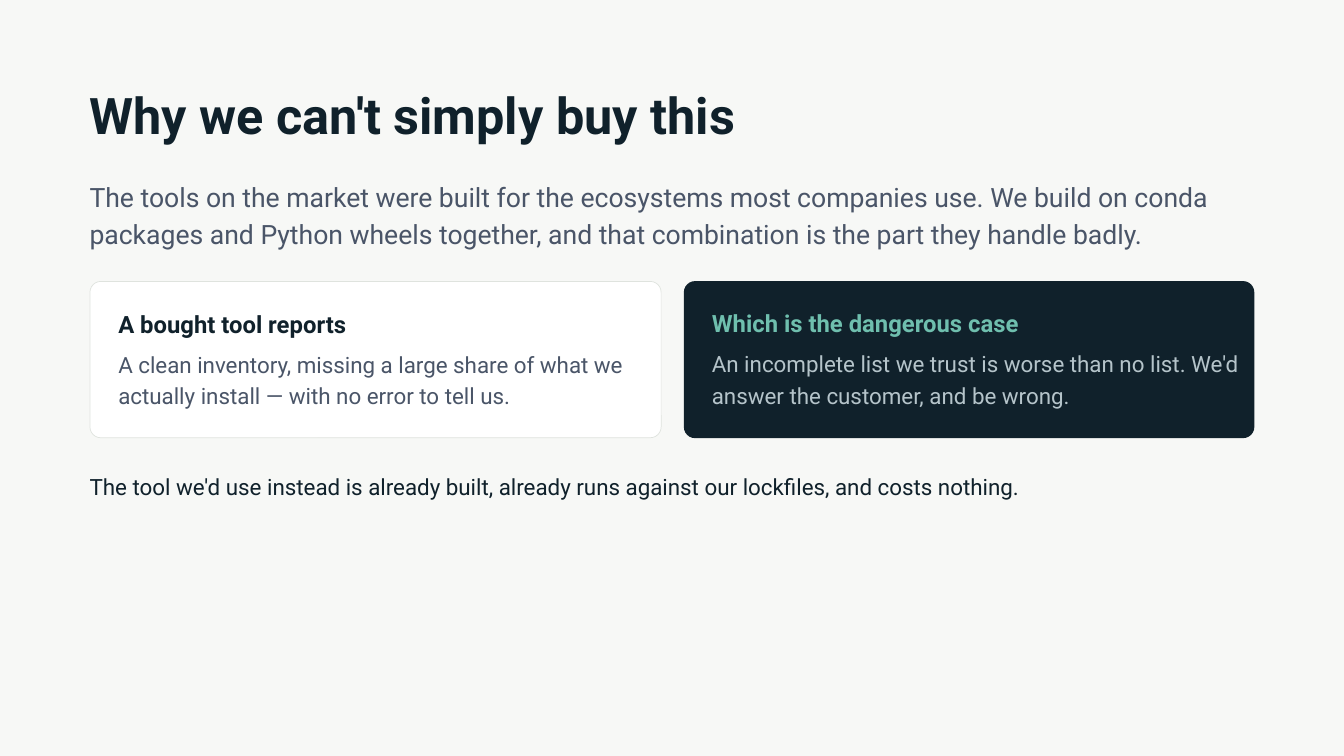
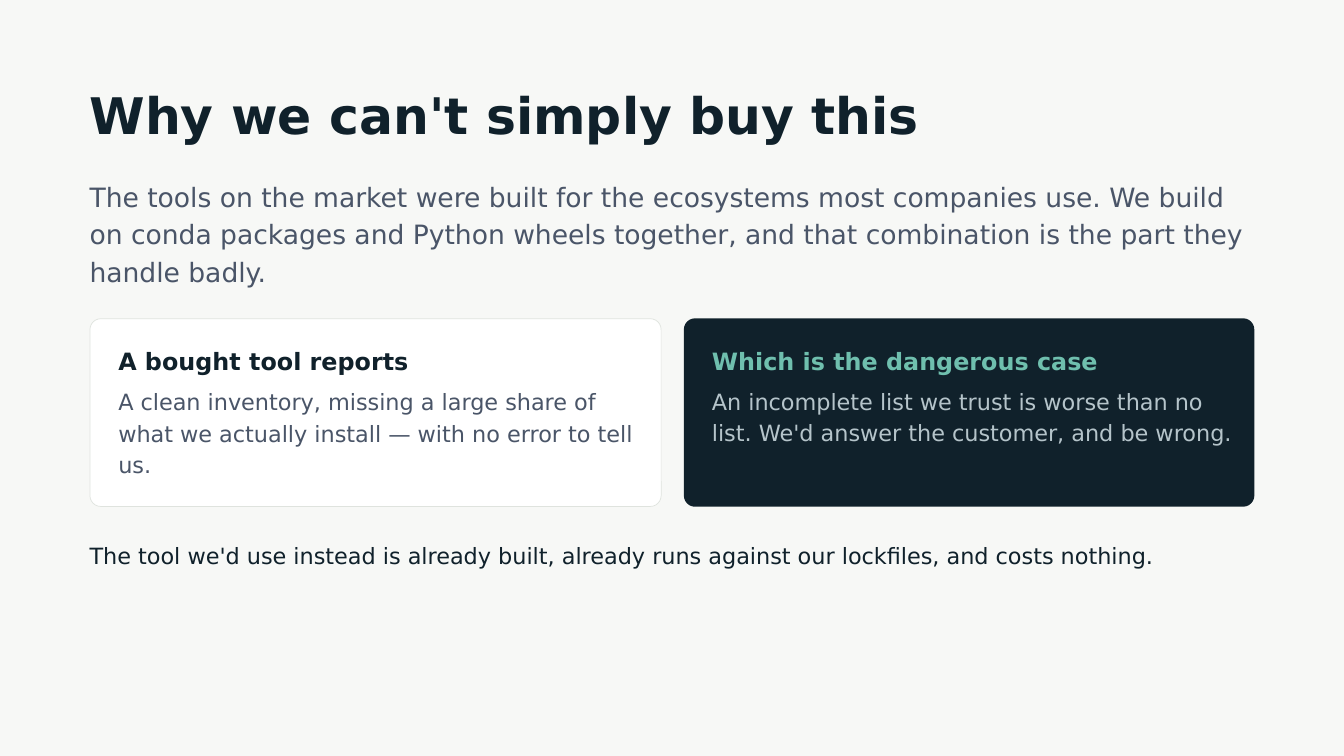
Before and after one commit to aesir-oss/pixi-sbom, a slide deck: slide 6 of docs/presentations/executive/pixi-sbom-executive.pptx (slide 5 before the commit). Drawn at 1344x756 pixels with LibreOffice and Linux fonts; fonts in the diff are those of the drawing. Boxes give left, top, right and bottom in pixels: in the first picture for what was removed or moved away, otherwise in the second. Text is boxed around its words. In the diff, an @@ line names an element or a change of style, - is before the commit and + after.

```diff
--- a/docs/presentations/executive/pixi-sbom-executive.pptx
+++ b/docs/presentations/executive/pixi-sbom-executive.pptx
@@ font Roboto to DejaVu Sans in 7 elements at [90,187,1242,288], [118,352,409,375], [712,352,1098,375], [118,393,633,474], [712,393,1231,446], [90,547,1153,569], [90,95,919,145] @@
@@ rounded rectangle: place and size @@
-rounded rectangle at [90,281,661,438]
+rounded rectangle at [90,319,661,506]
@@ rounded rectangle at [90,319,661,506]: proportions changed @@
@@ rounded rectangle at [684,319,1254,507]: proportions changed @@
@@ rounded rectangle: place and size @@
-rounded rectangle at [684,281,1254,439]
+rounded rectangle at [684,319,1254,507]
@@ text "A bought tool reports": place and size @@
-text "A bought tool reports" at [118,315,346,338]
+text "A bought tool reports" at [118,352,409,375]
@@ text "Which is the dangerous case": place and size @@
-text "Which is the dangerous case" at [712,314,1018,337]
+text "Which is the dangerous case" at [712,352,1098,375]
@@ text "A clean inventory, missing a ...": place and size @@
-text "A clean inventory, missing a ..." at [118,356,623,409]
+text "A clean inventory, missing a ..." at [118,393,633,474]
@@ text "An incomplete list we trust ...": place and size @@
-text "An incomplete list we trust ..." at [712,355,1238,409]
+text "An incomplete list we trust ..." at [712,393,1231,446]
@@ text "The tool we'd use instead ...": place and size @@
-text "The tool we'd use instead ..." at [90,478,1019,500]
+text "The tool we'd use instead ..." at [90,547,1153,569]
```
Also in this commit, not shown: 8 other slides changed, 1 slide added, 16 other files.
